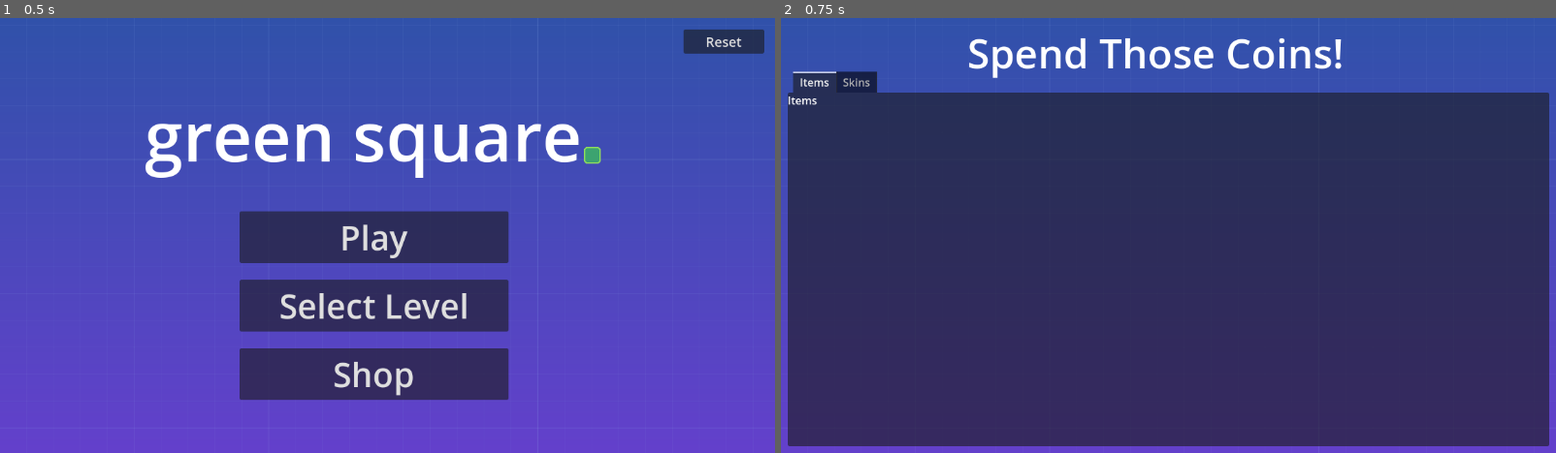
Above: before the commit, frames 1-2 (left to right).
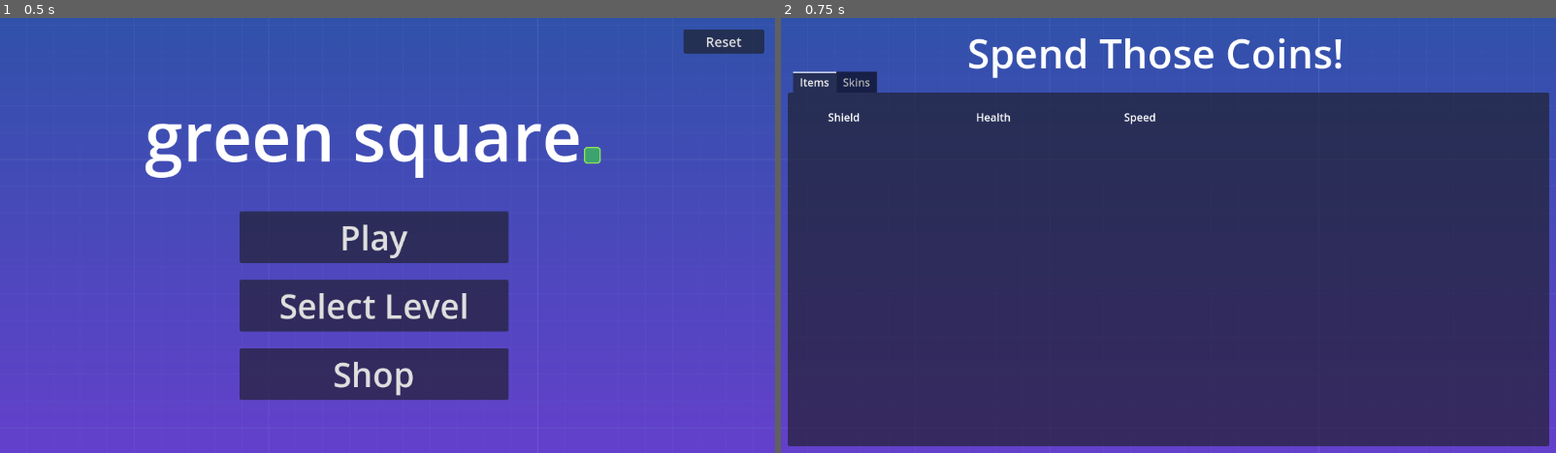
Above: after the commit, the same moments.

Repository: Aoshua/Geometric-2D-Platformer
Game: Godot game, scene res://src/ui/menus/main_menu.tscn
The game is run twice, just before and just after one commit, with the same random seed, the same clock (stepped at 60 frames per second) and the same inputs. Sound files missing from this copy of the repository are replaced by a short silence.
Inputs:
- Up to frame 1 (0.5 s): no input
- Up to frame 2 (0.75 s): click "Shop" at 0.5 s

Frame 1 is identical in both runs. In frame 2, 0.2% of the frame differs, in the area x 0-49%, y 18-25%.

Commit message:
#6 item labels showing

Diff:
--- a/src/ui/menus/shop.gd
+++ b/src/ui/menus/shop.gd
@@ -1,16 +1,40 @@
 extends CanvasLayer
 
-func _ready():
-	var header_height = $Header.size.y + 40 # 40 is arbitrary offset
-	var screen_size = get_viewport().get_visible_rect().size
+#func _ready():
+	#set_scroll_container_dimensions()
 
-	# Set TabContainer position and size
-	$TabContainer.anchor_left = 0
-	$TabContainer.anchor_top = 0
-	$TabContainer.anchor_right = 1
-	$TabContainer.anchor_bottom = 1
 
-	$TabContainer.offset_left = 10
-	$TabContainer.offset_top = header_height
-	$TabContainer.offset_right = -10
-	$TabContainer.offset_bottom = -10
+func set_scroll_container_dimensions():
+	# Get references to containers
+	var scroll_container = $TabContainer/Items/ScrollContainer
+	var hbox = $TabContainer/Items/ScrollContainer/ItemsGrid
+
+	# Make ScrollContainer fill the tab area
+	scroll_container.anchor_left = 0
+	scroll_container.anchor_top = 0
+	scroll_container.anchor_right = 1
+	scroll_container.anchor_bottom = 1
+	scroll_container.offset_left = 0
+	scroll_container.offset_top = 0
+	scroll_container.offset_right = 0
+	scroll_container.offset_bottom = 0
+
+	# Important: Enable size flags to expand
+	scroll_container.size_flags_horizontal = Control.SIZE_FILL
+	scroll_container.size_flags_vertical = Control.SIZE_FILL
+
+	# Set up the HBoxContainer with margins
+	hbox.anchor_left = 0
+	hbox.anchor_top = 0
+	hbox.anchor_right = 1
+	hbox.anchor_bottom = 1
+
+	# Apply the 15px offset around all sides
+	hbox.offset_left = 15
+	hbox.offset_top = 15
+	hbox.offset_right = -15
+	hbox.offset_bottom = -15
+
+	# Make HBoxContainer expand to fill the ScrollContainer
+	hbox.size_flags_horizontal = Control.SIZE_FILL
+	hbox.size_flags_vertical = Control.SIZE_FILL
--- a/src/ui/menus/shop.tscn
+++ b/src/ui/menus/shop.tscn
@@ -45,41 +45,95 @@
 horizontal_alignment = 1
 
 [node name="TabContainer" type="TabContainer" parent="."]
-anchors_preset = 14
-anchor_top = 0.5
+anchors_preset = 15
 anchor_right = 1.0
-anchor_bottom = 0.5
-offset_left = 15.0
-offset_top = -171.0
-offset_right = -15.0
-offset_bottom = 308.0
+anchor_bottom = 1.0
+offset_left = 10.0
+offset_top = 80.0
+offset_right = -10.0
+offset_bottom = -10.0
 grow_horizontal = 2
 grow_vertical = 2
 
 [node name="Items" type="VBoxContainer" parent="TabContainer"]
 layout_mode = 2
-
-[node name="TabTitle" type="Label" parent="TabContainer/Items"]
-layout_mode = 2
-text = "Items"
+size_flags_horizontal = 3
+size_flags_vertical = 3
 
 [node name="ScrollContainer" type="ScrollContainer" parent="TabContainer/Items"]
 layout_mode = 2
+size_flags_horizontal = 3
+size_flags_vertical = 3
 follow_focus = true
-vertical_scroll_mode = 0
 
 [node name="ItemsGrid" type="HBoxContainer" parent="TabContainer/Items/ScrollContainer"]
 layout_mode = 2
+size_flags_horizontal = 3
+size_flags_vertical = 3
+theme_override_constants/separation = 20
 
 [node name="ItemCard1" type="Control" parent="TabContainer/Items/ScrollContainer/ItemsGrid"]
+custom_minimum_size = Vector2(200, 300)
 layout_mode = 2
 
 [node name="ItemName1" type="Label" parent="TabContainer/Items/ScrollContainer/ItemsGrid/ItemCard1"]
 layout_mode = 0
-offset_right = 40.0
-offset_bottom = 23.0
+offset_left = 60.0
+offset_top = 25.0
+offset_right = 108.0
+offset_bottom = 48.0
 text = "Shield"
+
+[node name="ItemCard2" type="Control" parent="TabContainer/Items/ScrollContainer/ItemsGrid"]
+custom_minimum_size = Vector2(200, 300)
+layout_mode = 2
+
+[node name="ItemName2" type="Label" parent="TabContainer/Items/ScrollContainer/ItemsGrid/ItemCard2"]
+layout_mode = 0
+offset_left = 60.0
+offset_top = 25.0
+offset_right = 108.0
+offset_bottom = 48.0
+text = "Health"
+
+[node name="ItemCard3" type="Control" parent="TabContainer/Items/ScrollContainer/ItemsGrid"]
+custom_minimum_size = Vector2(200, 300)
+layout_mode = 2
+
+[node name="ItemName3" type="Label" parent="TabContainer/Items/ScrollContainer/ItemsGrid/ItemCard3"]
+layout_mode = 0
+offset_left = 60.0
+offset_top = 25.0
+offset_right = 108.0
+offset_bottom = 48.0
+text = "Speed"
 
 [node name="Skins" type="VBoxContainer" parent="TabContainer"]
 visible = false
 layout_mode = 2
+size_flags_horizontal = 3
+size_flags_vertical = 3
+
+[node name="ScrollContainer" type="ScrollContainer" parent="TabContainer/Skins"]
+layout_mode = 2
+size_flags_horizontal = 3
+size_flags_vertical = 3
+follow_focus = true
+
+[node name="SkinsGrid" type="HBoxContainer" parent="TabContainer/Skins/ScrollContainer"]
+layout_mode = 2
+size_flags_horizontal = 3
+size_flags_vertical = 3
+theme_override_constants/separation = 20
+
+[node name="SkinCard1" type="Control" parent="TabContainer/Skins/ScrollContainer/SkinsGrid"]
+custom_minimum_size = Vector2(200, 300)
+layout_mode = 2
+
+[node name="SkinName1" type="Label" parent="TabContainer/Skins/ScrollContainer/SkinsGrid/SkinCard1"]
+layout_mode = 0
+offset_left = 60.0
+offset_top = 25.0
+offset_right = 108.0
+offset_bottom = 48.0
+text = "Ninja"
